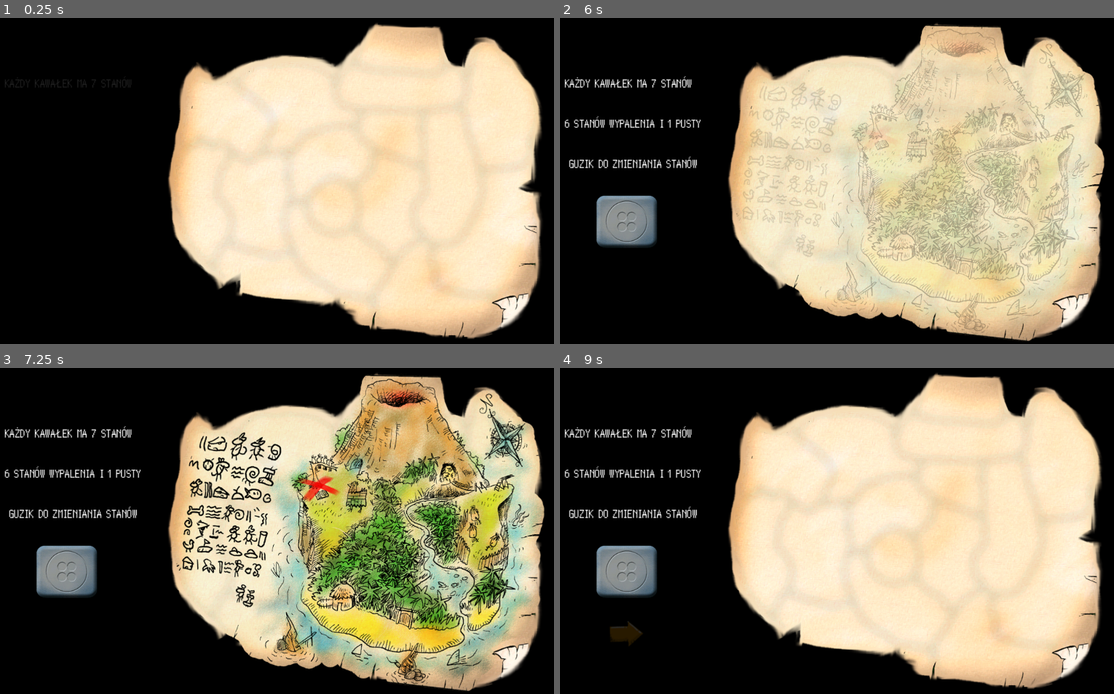
Above: before the commit, frames 1-4 (two rows, left to right).
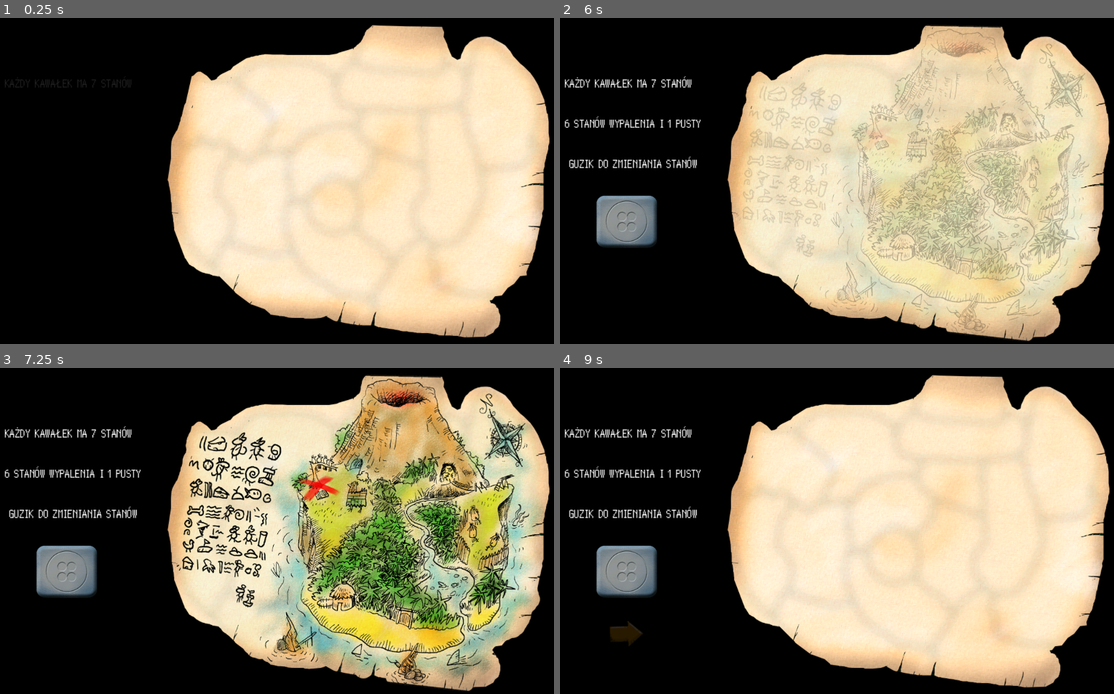
Above: after the commit, the same moments.

Repository: vexwith/WypalanieMapy
Game: Godot game, scene res://Tutorial/tutorial.tscn
Same seed, same stepped clock (60 frames per second), same inputs: the game is played once before the commit and once after it. This scene is started directly instead of the project's main scene. Sound files missing from this copy of the repository are replaced by a short silence.
Inputs (mouse positions are in pixels of both pictures, inside the frame that each line leads up to):
- Up to frame 1 (0.25 s): no input
- Up to frame 2 (6 s): move the mouse to (958, 50) at 0.52 s; hold 1 (1) 0.53-1.28 s; tap 2 (2) at 0.8, 1.35, 3.05 s; move the mouse to (1058, 106) at 1.27 s; tap Z (rewind) at 1.55, 3.8 s; move the mouse to (1047, 220) at 2.02 s; hold Z (rewind) 2.03-2.78 s; tap 1 (1) at 2.3, 2.85 s; move the mouse to (992, 291) at 2.77 s; move the mouse to (1008, 177) at 3.52 s; hold 2 (2) 3.53-4.25 s; click (626, 220) at 4.25 s; click (626, 220) at 5 s; click (626, 220) at 5.75 s
- Up to frame 3 (7.25 s): tap Enter at 6.5 s; move the mouse to (398, 436) at 6.52 s; click (398, 436) at 6.6 s; tap 1 (1) at 6.8 s
- Up to frame 4 (9 s): tap Space at 7.25, 8.75 s; move the mouse to (947, 488) at 7.27 s; hold Right mouse button (PPM) 7.28-8.03 s; tap 2 (2) at 7.55 s; tap Enter at 8 s; move the mouse to (947, 557) at 8.02 s; tap Z (rewind) at 8.1 s; move the mouse to (897, 599) at 8.77 s; hold 1 (1) from 8.78 s (still down)

The runs differ from the first frame. In frame 1, 4.9% of the frame differs, in the area x 30-100%, y 1-99%; in frame 2, 3.5%; in frame 3, 3.9%; in frame 4, 4.9%.

Commit message:
poprawione nie euklidejskie kawalki

Diff:
--- a/Globals.gd
+++ b/Globals.gd
@@ -8,7 +8,7 @@
 var saper_count = 0 #adds 1 for every good square in saper. after 8 destroy bombs effect
 
 var undraggable = false #cant drag on non euclidean map
-var trapped = false
+var trapped = false #cant drag while eaten
 
 var crawl_mode = false #hills mode
 
@@ -25,4 +25,4 @@
 var first_restart = true
 var say_restart = false
 
-var map_pieces = {"saper": false, "non_euclidean": false, "strzalki": false, "hills": false} #cel gry xD
+var map_pieces = {"saper": false, "non_euclidean": false, "strzalki": false, "hills": false, "wide_map": false} #cel gry xD
--- a/Mapa/wide_mapa.tscn
+++ b/Mapa/wide_mapa.tscn
@@ -59,6 +59,7 @@
 [ext_resource type="Texture2D" uid="uid://ckmo4x6cac7c8" path="res://Mapa/NonEuclideanMap/pole7_3.png" id="50_s1jew"]
 [ext_resource type="Texture2D" uid="uid://k3lbry52wlsu" path="res://Mapa/NonEuclideanMap/pole7_4.png" id="51_yc7kb"]
 [ext_resource type="Texture2D" uid="uid://bjelttbjbgyvt" path="res://Mapa/NonEuclideanMap/pole7_5.png" id="52_ggtlm"]
+[ext_resource type="Texture2D" uid="uid://ch5ro81jf8lmu" path="res://Mapa/NonEuclideanMap/telecomp.png" id="60_fcs4n"]
 [ext_resource type="PackedScene" uid="uid://bf6vn2ul20fnm" path="res://Items/trap.tscn" id="60_uxvvb"]
 [ext_resource type="Script" path="res://CustomPieces/kawałek_52.gd" id="60_whw0o"]
 [ext_resource type="Texture2D" uid="uid://cu2aorwh2euw1" path="res://Mapa/cloud_1.png" id="61_jt636"]
@@ -551,6 +552,7 @@
 offset_right = 1333.0
 offset_bottom = 900.0
 texture = ExtResource("1_cr8sa")
+stretch_mode = 3
 
 [node name="Kawałek1" parent="BaseMap" instance=ExtResource("2_bqjdw")]
 position = Vector2(868, 356)
@@ -890,6 +892,11 @@
 [node name="Timer" type="Timer" parent="BaseMap/Kawałek41"]
 wait_time = 0.6
 autostart = true
+
+[node name="Completed" type="Sprite2D" parent="BaseMap/Kawałek41"]
+visible = false
+show_behind_parent = true
+texture = ExtResource("60_fcs4n")
 
 [node name="Kawałek42" parent="BaseMap" instance=ExtResource("16_27fi4")]
 position = Vector2(110, 358)
--- a/Tutorial/tutorial.tscn
+++ b/Tutorial/tutorial.tscn
@@ -6,7 +6,7 @@
 [ext_resource type="Texture2D" uid="uid://cvt1yhux55mnl" path="res://GUI/brestartoc.png" id="3_7af6p"]
 [ext_resource type="Texture2D" uid="uid://cy01wwi12q7av" path="res://GUI/brestartom_2.png" id="4_8x7yh"]
 [ext_resource type="AudioStream" uid="uid://dkrgyw4n2x28c" path="res://Wavs/Reksio i Skarb Piratów OST - Muza1-(p).mp3" id="6_ru06g"]
-[ext_resource type="AudioStream" uid="uid://b6be5cdsc2fpk" path="res://Wavs/6dziura.wav" id="7_hplny"]
+[ext_resource type="AudioStream" uid="uid://b4ufnw7xv7diu" path="res://Wavs/win.wav" id="7_6s01e"]
 
 [sub_resource type="StyleBoxTexture" id="StyleBoxTexture_5f5b2"]
 texture = ExtResource("3_7af6p")
@@ -61,7 +61,8 @@
 pitch_scale = 0.15
 
 [node name="SFX" type="AudioStreamPlayer" parent="."]
-stream = ExtResource("7_hplny")
+stream = ExtResource("7_6s01e")
+volume_db = -4.0
 
 [connection signal="pressed" from="Reset" to="." method="_on_reset_pressed"]
 [connection signal="finished" from="BGM" to="." method="_on_bgm_finished"]
--- a/Tutorial/tutorial_one.tscn
+++ b/Tutorial/tutorial_one.tscn
@@ -1,7 +1,7 @@
 [gd_scene load_steps=32 format=3 uid="uid://qnyxc1f7413i"]
 
-[ext_resource type="Texture2D" uid="uid://d1i0cmninopb4" path="res://Mapa/bkg_postlapa.png" id="1_irklf"]
 [ext_resource type="Script" path="res://Tutorial/tutorial_one.gd" id="1_jtsgf"]
+[ext_resource type="Texture2D" uid="uid://4cnhmbwn77bq" path="res://Mapa/bkg_postlapa2.png" id="2_bu3eu"]
 [ext_resource type="PackedScene" uid="uid://dayxcxrhwkece" path="res://Mapa/kawałek1/kawałek_1.tscn" id="2_vt8nc"]
 [ext_resource type="PackedScene" uid="uid://dhlhjgt8bmlcr" path="res://Mapa/kawałek2/kawałek_2.tscn" id="3_ae51s"]
 [ext_resource type="PackedScene" uid="uid://due6kkr85glhn" path="res://Mapa/kawałek3/kawałek_3.tscn" id="4_2tamh"]
@@ -67,7 +67,8 @@
 offset_left = 162.222
 offset_right = 1229.22
 offset_bottom = 600.0
-texture = ExtResource("1_irklf")
+texture = ExtResource("2_bu3eu")
+stretch_mode = 3
 
 [node name="Pieces" type="Control" parent="."]
 anchors_preset = 0
@@ -102,7 +103,7 @@
 position = Vector2(652.778, 427.778)
 
 [node name="Kawałek10" parent="Pieces" instance=ExtResource("11_lxfjy")]
-position = Vector2(640.556, 345)
+position = Vector2(642.778, 345)
 
 [node name="Kawałek11" parent="Pieces" instance=ExtResource("12_561x8")]
 position = Vector2(572.222, 491.111)
--- a/game_manager.gd
+++ b/game_manager.gd
@@ -16,7 +16,7 @@
 @onready var win = preload("res://Wavs/win.wav")
 @onready var mina_setup = preload("res://Wavs/00ekran.wav")
 @onready var mina_wybuch = preload("res://Wavs/explosion-91872.mp3")
-@onready var postmapa = preload("res://Mapa/bkg_postlapa.png")
+@onready var postmapa = preload("res://Mapa/bkg_postlapa2.png")
 
 @onready var wide_map = $WideMapa
 @onready var base_map = $WideMapa/BaseMap
@@ -114,9 +114,6 @@
 		_on_reset_button_pressed()
 		load_data(SAVE_DIR + SAVE_FILE_NAME)
 		get_tree().reload_current_scene()
-
-	#saving blank map
-	save_prev()
 
 #	MAX_PIECES = base_map.get_child_count()
 	if not Globals.lapa_gained:
@@ -147,6 +144,9 @@
 		Globals.say_restart = false
 		sfx.stream = rozumiem
 		sfx.play()
+
+	#saving blank map
+	save_prev()
 
 #	for i in range(1, 72):
 #		var piece = base_map.get_child(i)
@@ -430,13 +430,20 @@
 
 
 func get_small_piece(piece):
-	if Globals.map_pieces["saper"] == false and map_completed(39, 25):
-		Globals.map_pieces["saper"] = true
-		small_piece_animation(Vector2(2061, -262))
-
-	if Globals.map_pieces["non_euclidean"] == false and non_euclidean_completed():
-		Globals.map_pieces["non_euclidean"] = true
-		small_piece_animation(camera.global_position)
+	var non_euclidean = non_euclidean_completed()
+	var saper = map_completed(39, 25)
+
+	if saper:
+		if Globals.map_pieces["saper"] == false:
+			Globals.map_pieces["saper"] = true
+			small_piece_animation(Vector2(2061, -262))
+
+
+	if non_euclidean:
+		if Globals.map_pieces["non_euclidean"] == false:
+			Globals.map_pieces["non_euclidean"] = true
+			small_piece_animation(camera.global_position)
+		base_map.get_child(41).find_child("Completed").visible = non_euclidean
 
 
 
@@ -456,7 +463,7 @@
 	tween.tween_property(small_piece, "scale", Vector2(1.0, 1.0), 0.5).from(Vector2(0.1, 0.1))
 	tween.tween_property(small_piece, "global_position", small_piece.position + Vector2(0, 40), 0.3).set_ease(Tween.EASE_IN)
 	tween.chain().tween_property(small_piece, "global_position", small_piece.position - Vector2(0, 40), 0.3).set_ease(Tween.EASE_OUT)
-	tween.chain().tween_property(small_piece, "global_position", menu.global_position, 0.7).set_ease(Tween.EASE_OUT_IN)
+	tween.chain().tween_property(small_piece, "global_position", menu.global_position + Vector2(39.75, 39), 0.7).set_ease(Tween.EASE_OUT_IN)
 	tween.chain().tween_property(small_piece, "scale", Vector2(0.1, 0.1), 0.3)
 	await tween.finished
 	small_piece.hide()
@@ -619,8 +626,15 @@
 			map_state.append(piece.stage)
 	for non_euclidean_piece in non_euclidean_pieces.get_children():
 		map_state.append(non_euclidean_piece.stage)
+
 	map_state.append(camera.global_position)
 	map_state.append(next_piece)
+
+	if not non_euclidean_map.visible: #bool responsible for changing from non-euclidean to normal
+		map_state.append(true)
+	else:
+		map_state.append(false)
+
 	Globals.map_state_log.append(map_state)
 
 func load_prev(map_state):
@@ -628,6 +642,12 @@
 	Globals.bomb_clicked = false
 	Globals.saper_count = 0
 	SignalBus.emit_signal("rewind_numbers")
+
+	#reading in which map you are
+	var in_normal = map_state.pop_back()
+	wide_map.visible = in_normal
+	non_euclidean_map.visible = !in_normal
+	Globals.undraggable = !in_normal
 
 	#rewinding first map outer pieces
 	next_piece = map_state.pop_back()
@@ -638,13 +658,15 @@
 
 	var camera_pos = map_state.pop_back()
 	camera.global_position = camera_pos
-	var non_euclidean_count = 0
+	non_euclidean_map.global_position = camera.global_position - Vector2(960, 540) #teleport non-euclidean back
+
+	var non_euclidean_count = 9
 	for i in range(len(map_state) - 1, -1, -1):
-		if non_euclidean_count < 10:
+		if non_euclidean_count >= 0:
 			var piece = non_euclidean_pieces.get_child(non_euclidean_count)
 			piece.stage = map_state.pop_back()
 			piece.update(0)
-			non_euclidean_count += 1
+			non_euclidean_count -= 1
 		else:
 			var piece = base_map.get_child(i + 1)
 			piece.stage = map_state.pop_back()
Binary file added: Mapa/NonEuclideanMap/telecomp.png
Not shown, added: Mapa/NonEuclideanMap/telecomp.png.import
Binary file added: Mapa/bkg_postlapa2.png
Not shown, added: Mapa/bkg_postlapa2.png.import
Binary file changed: Mapa/kawałek17/mapa17_3.png
Binary file changed: Mapa/kawałek18/mapa18_3.png
Binary file changed: Mapa/kawałek19/mapa19_3.png
Binary file changed: Mapa/kawałek20/mapa20_3.png
Binary file changed: Mapa/kawałek21/mapa21_3.png
Binary file changed: Mapa/kawałek22/mapa22_3.png
Binary file changed: Mapa/kawałek23/mapa23_3.png
Binary file changed: Mapa/kawałek24/mapa24_3.png
(and 4 more such lines)
